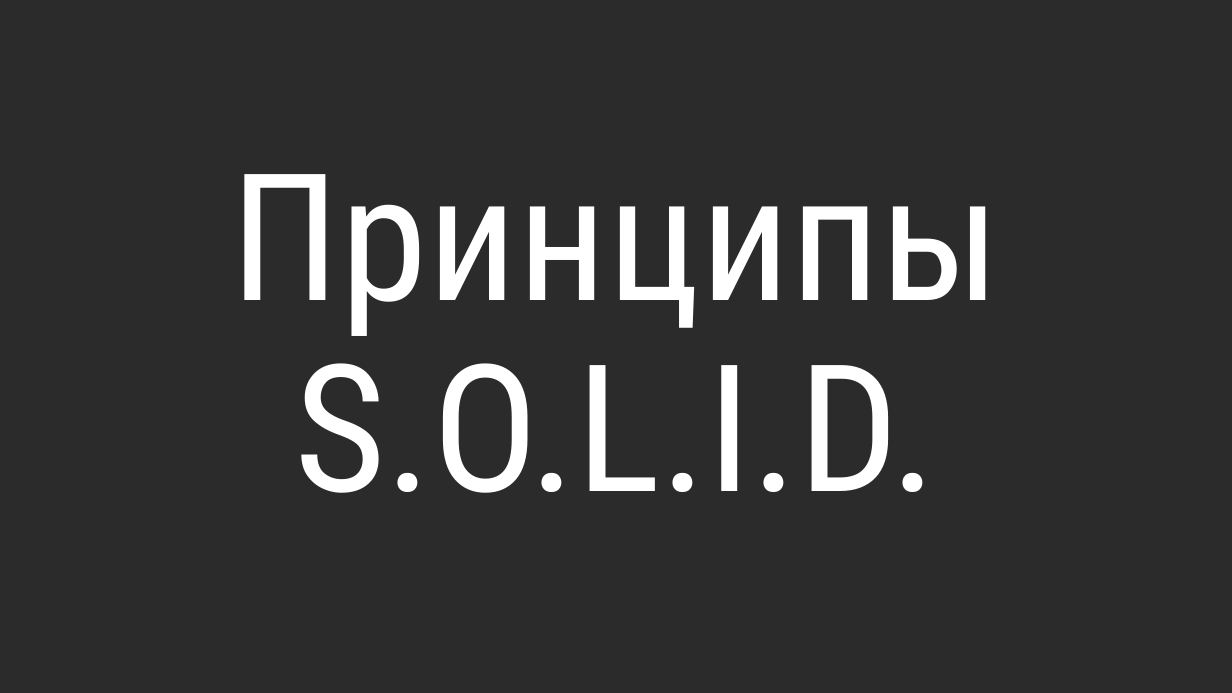
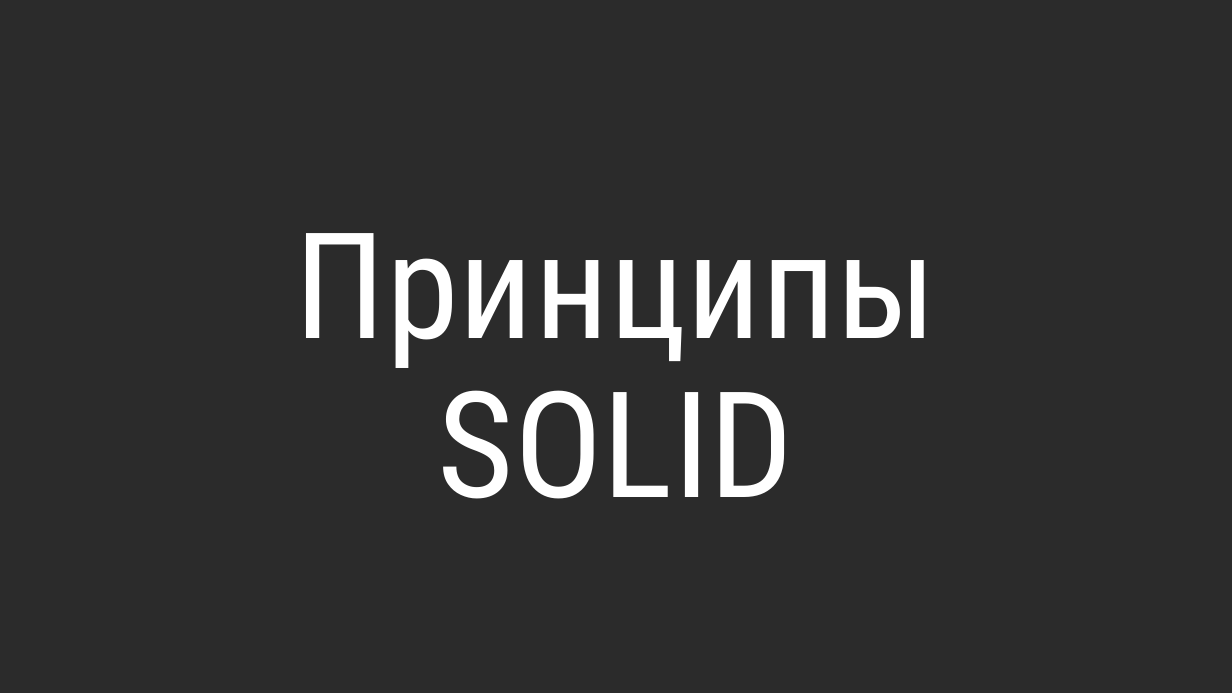
Before and after one commit to alexey-malov/ood, a slide deck: slide 1 of lectures/18.solid/Принципы SOLID.pptx. Drawn at 1232x693 pixels with LibreOffice and Linux fonts; fonts in the diff are those of the drawing; background and template pictures are left out; a plain dark background stands for a picture behind light text. Boxes give left, top, right and bottom in pixels: in the first picture for what was removed or moved away, otherwise in the second. Text is boxed around its words. In the diff, an @@ line names an element or a change of style, - is before the commit and + after.

```diff
--- a/lectures/18.solid/Принципы SOLID.pptx
+++ b/lectures/18.solid/Принципы SOLID.pptx
@@ title at (x1=295, y1=233, x2=937, y2=499): text changed; size 138 to 115 pt @@
-Принципы S.O.L.I.D.
+Принципы SOLID
```
Also in this commit, not shown: 4 other files.
